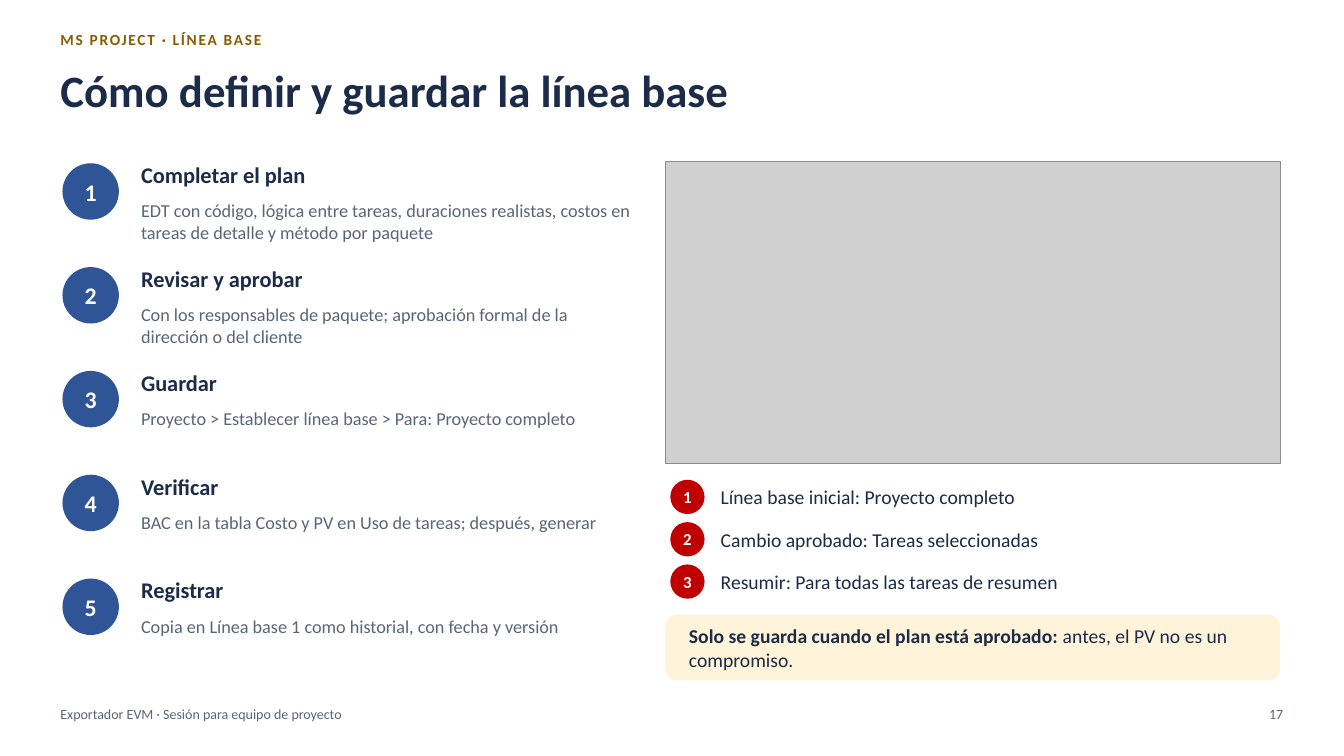
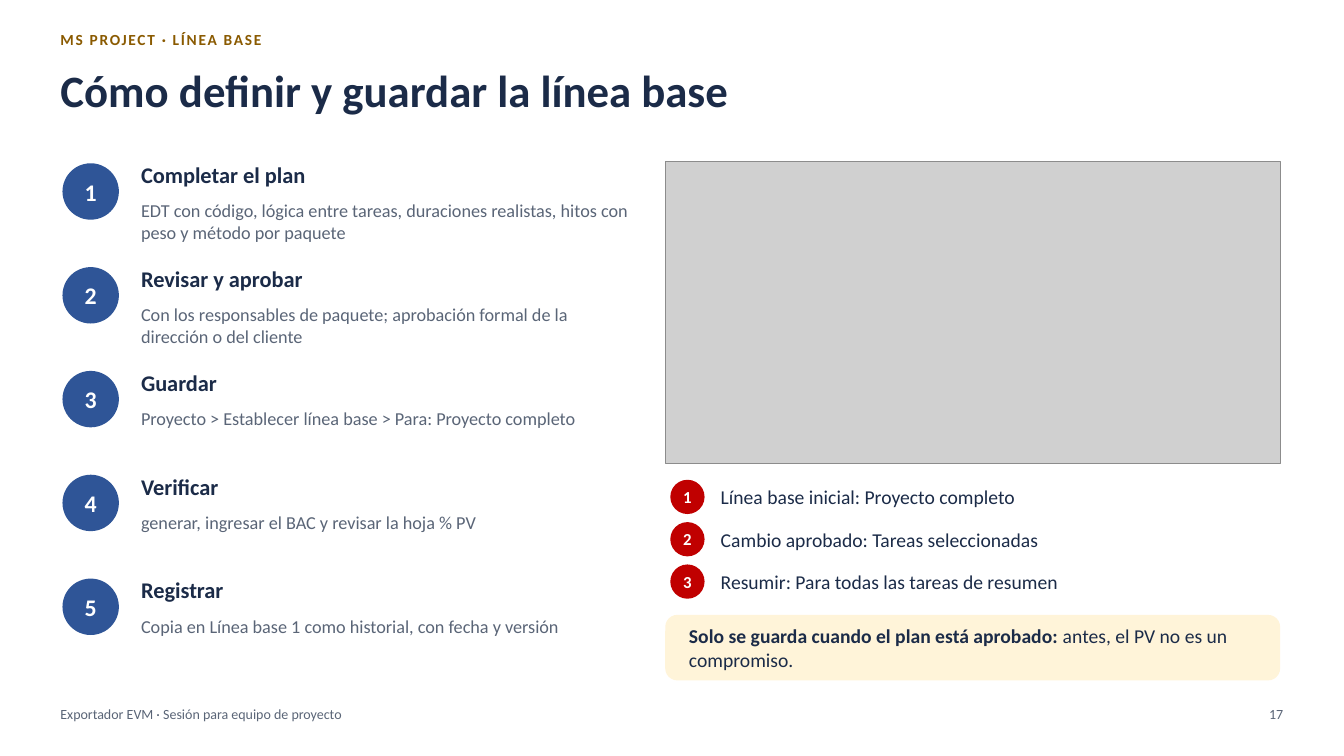
Before and after one commit to MarceloSalazar/evm-automation, a slide deck: slide 17 of docs/presentacion-jefes-de-proyecto.pptx. Drawn at 1344x756 pixels with LibreOffice and Linux fonts; fonts in the diff are those of the drawing; grey boxes stand for pictures. Boxes give left, top, right and bottom in pixels: in the first picture for what was removed or moved away, otherwise in the second. Text is boxed around its words. In the diff, an @@ line names an element or a change of style, - is before the commit and + after.

Commit message:
Documentación, capturas y presentación del modo porcentaje (versión 2.0.0)
- docs/modo-porcentaje.md: modo por defecto, pesos de tareas e hitos, multi-empresa, hojas, cierre
  mensual, cambios de BAC y diferencias con el modo costo.
- README, tutorial, configuración, multi-empresa, preparación en MS Project, métodos, libro Excel,
  comandos, validaciones, proceso de reporte, varios archivos, glosario y desarrollo actualizados;
  los documentos del modo costo indican que se aplican a ese modo.
- Capturas del libro regeneradas en el modo porcentaje (nuevas: % PV, % EV, % PV-EmpresaA).
- Presentación: presupuesto en el libro, curva por duración e hitos, cifras del ejemplo y capturas
  nuevas; portada con la versión 2.0.0 y PDF.
- Versión 2.0.0 y su entrada en CHANGELOG.md.

```diff
--- a/docs/presentacion-jefes-de-proyecto.pptx
+++ b/docs/presentacion-jefes-de-proyecto.pptx
@@ text at bbox=[141, 204, 628, 242]: text changed @@
-EDT con código, lógica entre tareas, duraciones realistas, costos en tareas de detalle y método por paquete
+EDT con código, lógica entre tareas, duraciones realistas, hitos con peso y método por paquete
@@ text at bbox=[141, 516, 476, 532]: text changed @@
-BAC en la tabla Costo y PV en Uso de tareas; después, generar
+generar, ingresar el BAC y revisar la hoja % PV
```
Also in this commit, not shown: 25 other slides changed, 49 other files.
